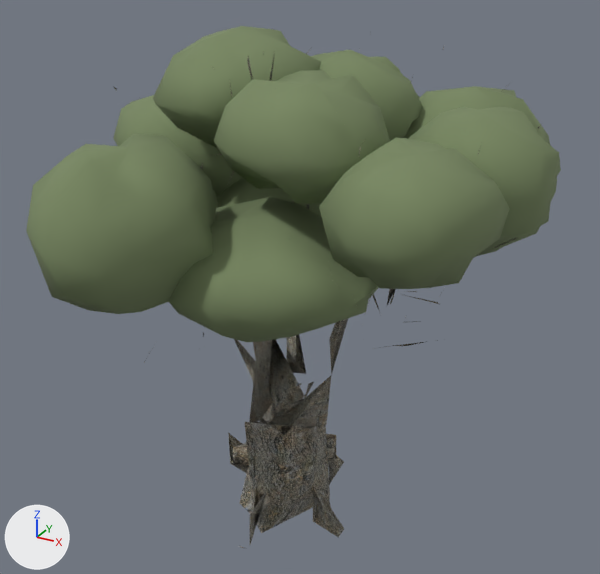
The glTF model game/models/biome2/a34_olive_a.glb: old version first, new version second.
Before and after are seen from a camera (50 mm lens) standing at (0.706, -1.261, 1.145) and looking at (0.008, 0.01, 0.51). Every picture has the same lights, and +X, +Y and +Z are marked at lower left. The picture after the commit comes second. Vertices at exactly the same position are counted once.

Objects in the first picture: 'body'.
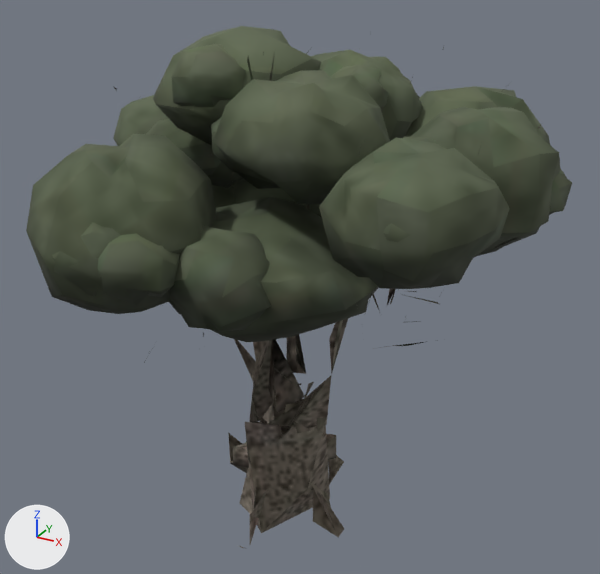
Location of each change, (x1, y1, x2, y2) in pixels of the pictures (600 x 574 px):
'body', reshaped
    before: (26, 26, 561, 548)
    after: (26, 26, 572, 548)
part 1 of me_object_0, added
    after: (46, 44, 572, 332)
part 2 of me_object_0, recoloured
    both: (233, 383, 336, 468)
part 3 of me_object_0, recoloured
    both: (139, 29, 541, 538)
part 4 of me_object_0, recoloured (darker)
    both: (26, 26, 561, 342)

Edits to the bpy script that builds the scene:
```text
Add img_paint_a34_olive_a:
    img_paint_a34_olive_a = load_image('paint_a34_olive_a', '_unpacked/paint_a34_olive_a', 512, 512, 'sRGB')
Add mat_fh_a34_olive_a:
    mat_fh_a34_olive_a = bpy.data.materials.new('fh_a34_olive_a')
    # uses the picture img_paint_a34_olive_a
Change me_object_0:
    used by ob_body; location = (0.0, 0.0, 0.0)
    remove me_object_0.from_pydata(...)  # 2061 vertices, 2101 faces; spans x -0.472..0.457, y -0.501..0.499, z 0.018..0.983
    remove me_object_0.materials.append(mat_cap_02)
    add me_object_0.from_pydata(...)  # 3069 vertices, 4021 faces; spans x -0.477..0.47, y -0.501..0.499, z 0.018..0.983
    me_object_0 part 1: 1008 vertices added at x -0.477..0.47, y -0.498..0.454, z 0.464..0.965
    me_object_0 part 2: 29 faces spanning x -0.091..0.116, y -0.114..0.046, z 0.125..0.312 switch from mat_olivebark_nodules to mat_fh_a34_olive_a
    me_object_0 part 3: 623 faces spanning x -0.462..0.416, y -0.417..0.461, z 0.018..0.98 switch from mat_olivebark to mat_fh_a34_olive_a
    me_object_0 part 4: 1440 faces spanning x -0.472..0.457, y -0.501..0.499, z 0.456..0.983 switch from mat_fh_crown_a34_olive_a to mat_fh_a34_olive_a
```
